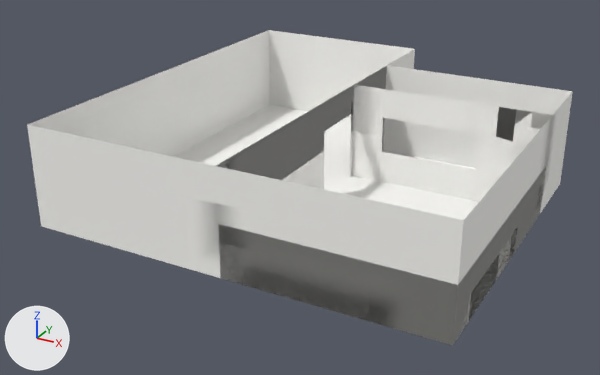
Renders of the OBJ model CT Sim Room_Project/scenes/CT Sim Room_cut.obj from each side of a commit.
One viewpoint serves both versions: a 50 mm lens placed at (73.9, -185.6, 103.3), pointed at (-36.6, 15.2, 2.9). Lighting does not change. The marker at lower left points along +X, +Y and +Z. Where no turn or scale is listed for an object, it has been applied to the vertices. Vertices at the same position are counted once.

In view in the first picture: 'CT Sim Room_cut'.
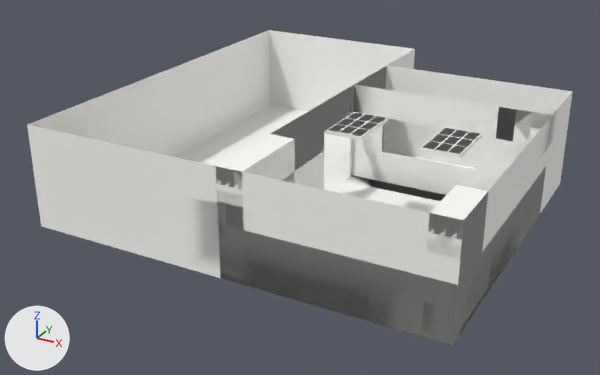
Where the change shows, as pixel boxes [x1, y1, x2, y2] in the pictures (600 x 375 px):
part 1 of me_ct_sim_room_cut, added
    after: [216, 112, 482, 280]
part 2 of me_ct_sim_room_cut, added
    after: [421, 185, 490, 339]

Diff of the bpy script that builds the scene:
```diff
--- a/CT Sim Room_Project/scenes/CT Sim Room_cut.obj.py
+++ b/CT Sim Room_Project/scenes/CT Sim Room_cut.obj.py
@@ me_ct_sim_room_cut @@
 # used by ob_ct_sim_room_cut; location = (0.0, 0.0, 0.0)
-me_ct_sim_room_cut.from_pydata(...)  # 638 vertices, 612 faces; spans x -90.0..30.0, y -37.5..87.5, z 0.0..30.0
+me_ct_sim_room_cut.from_pydata(...)  # 4496 vertices, 4469 faces; spans x -90.0..30.0, y -37.5..87.5, z 0.0..30.5
+# me_ct_sim_room_cut part 1: 2972 vertices added at x -30.0..18.0, y -37.5..12.5, z 0.7..30.5
+# me_ct_sim_room_cut part 2: 878 vertices added at x 22.3..30.0, y -37.5..-12.7, z 1.5..30.0
 me_ct_sim_room_cut.materials.append(mat_phong1sg)
```
